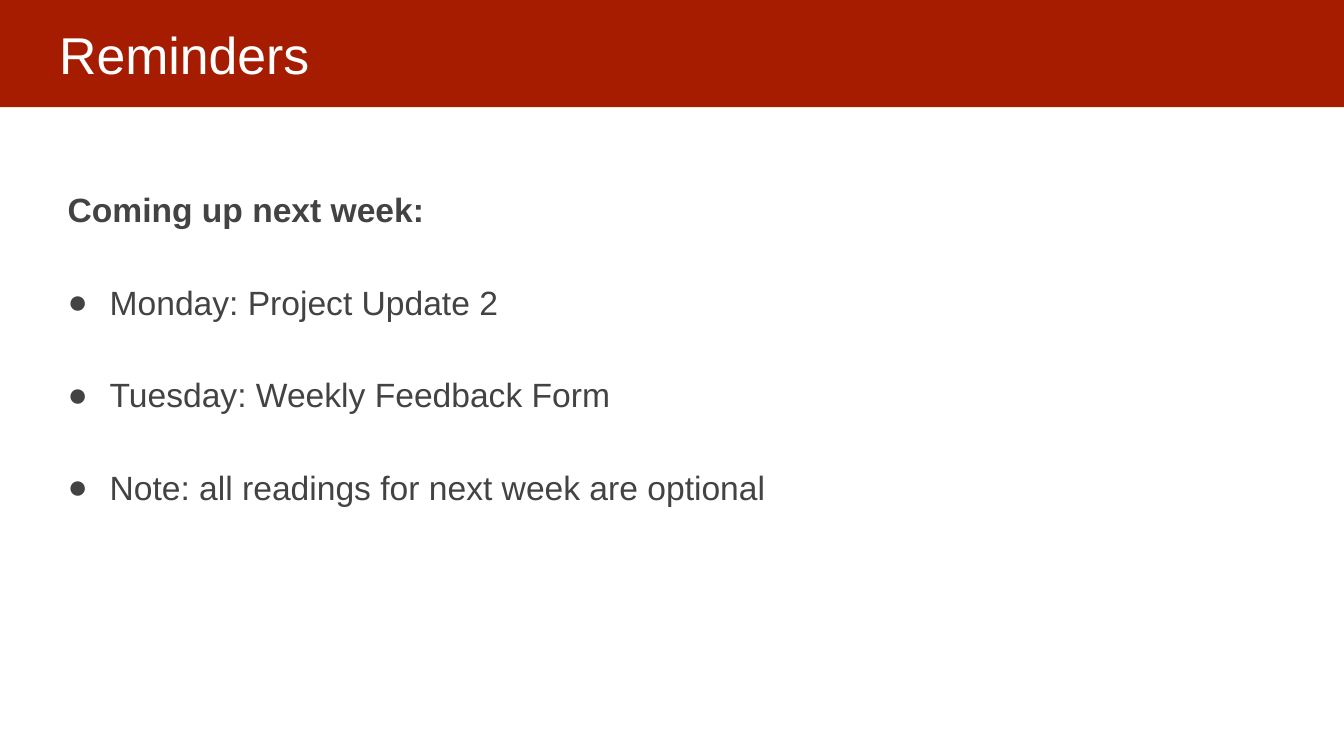
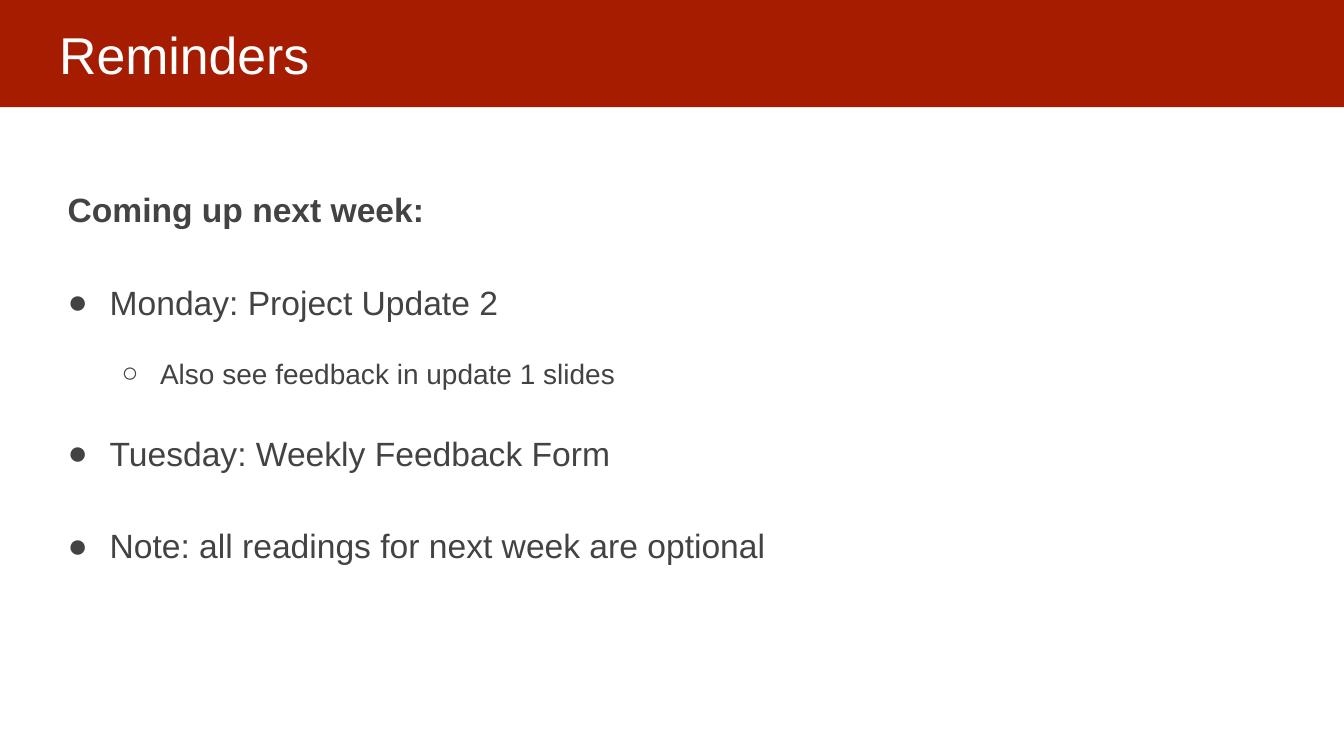
Before and after one commit to dssg/MLinPractice, a slide deck: slide 2 of Lectures/Lecture5-ModelSelection.pptx. Drawn at 1344x756 pixels with LibreOffice and Linux fonts; fonts in the diff are those of the drawing. Boxes give left, top, right and bottom in pixels: in the first picture for what was removed or moved away, otherwise in the second. Text is boxed around its words. In the diff, an @@ line names an element or a change of style, - is before the commit and + after.

Commit message:
slides

```diff
--- a/Lectures/Lecture5-ModelSelection.pptx
+++ b/Lectures/Lecture5-ModelSelection.pptx
@@ text at box(160, 363, 615, 389): paragraph added @@
+  ○ Also see feedback in update 1 slides
```
Also in this commit, not shown: 1 slide added.
